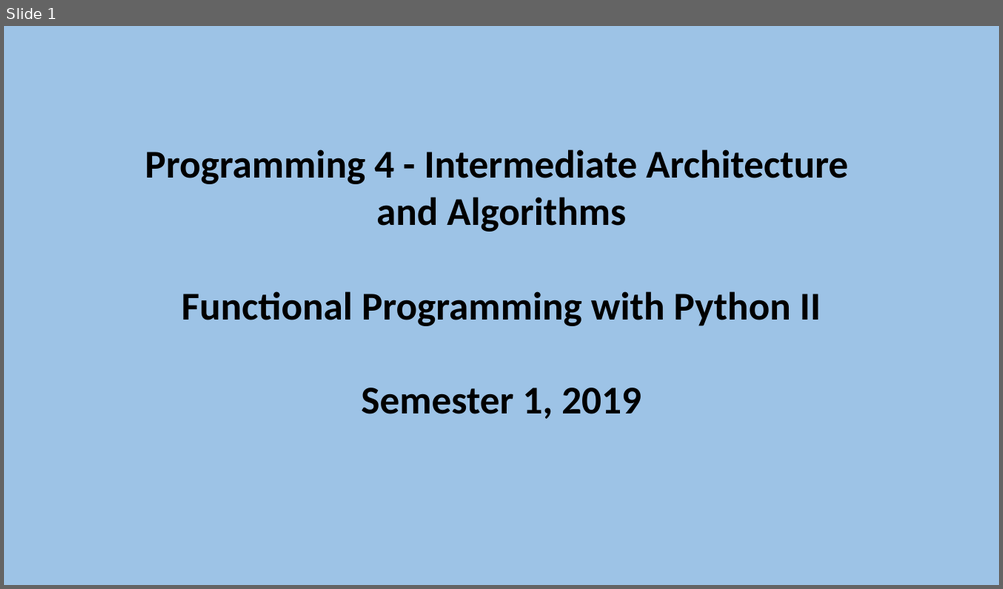
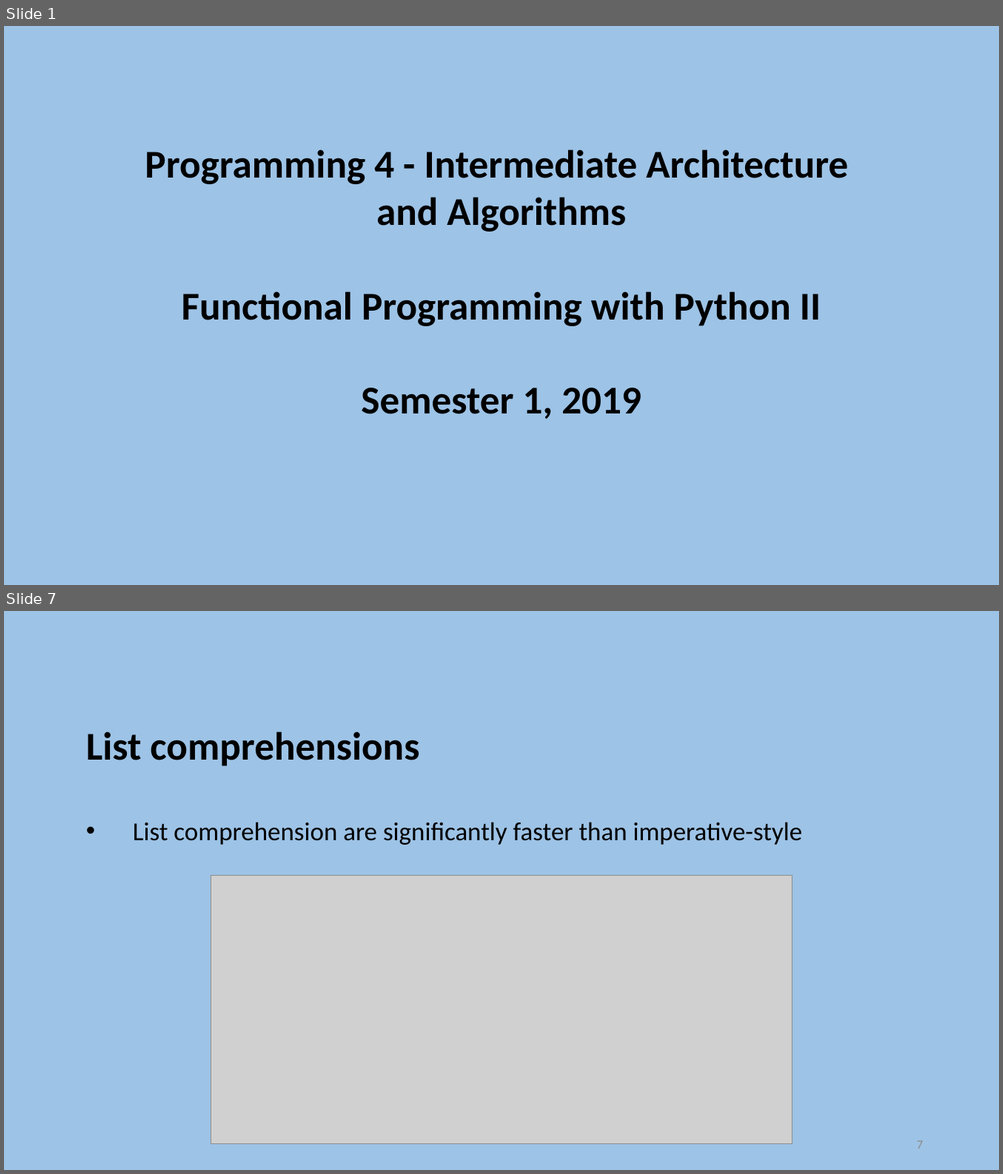
Before and after one commit to szetko/course-materials, a slide deck: Programming 4/Week 12/S2. Functional Programming with Python II.pptx. Shown one above the other, each under a label of ours: slide 1 before the commit, slides 1 and 7 after it; the slides between them are not shown. The pictures are 1003x589 and 1003x1174 pixels, drawn with LibreOffice and Linux fonts; fonts in the diff are those of the drawing; grey boxes stand for pictures. Boxes give left, top, right and bottom in pixels: in the first picture for what was removed or moved away, otherwise in the second. Text is boxed around its words. In the diff, an @@ line names an element or a change of style, - is before the commit and + after.

```diff
--- a/Programming 4/Week 12/S2. Functional Programming with Python II.pptx
+++ b/Programming 4/Week 12/S2. Functional Programming with Python II.pptx
@@ slide 7 added at (4, 611, 999, 1170), background #9DC3E6 @@
@@ text added at (86, 732, 802, 845), 25 pt, text #000000 @@
+List comprehensions
+    • List comprehension are significantly faster than imperative-style
@@ picture added at (210, 876, 792, 1145) @@
@@ page number added at (916, 1141, 922, 1149), 12 pt, text #8C8C8C @@
+7
```
Also in this commit, not shown: 23 other slides added, 1 other file.
